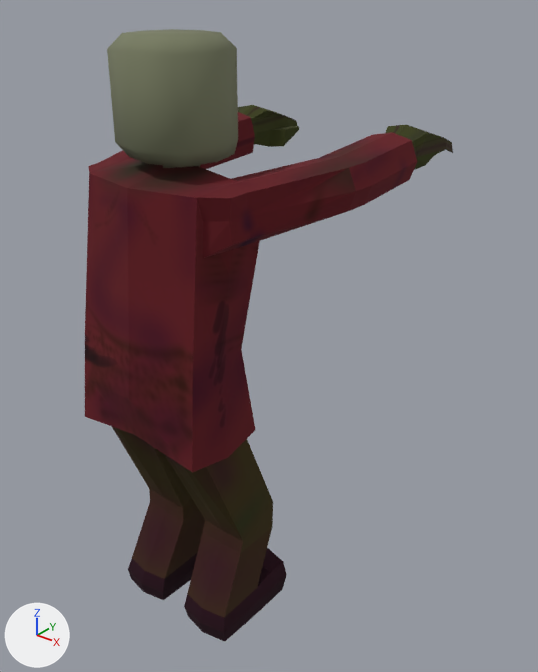
A saved change to the Blender file Models/Graphics/zombie/zombie.blend.
One viewpoint serves both versions: a 50 mm camera at (5.38, -5.31, 7.33) aimed at (0.15, 1.22, 3.28). Every picture has the same lights, and +X, +Y and +Z are marked at lower left.

Objects in the first picture: 'arms', 'body', 'heads', 'legs'.
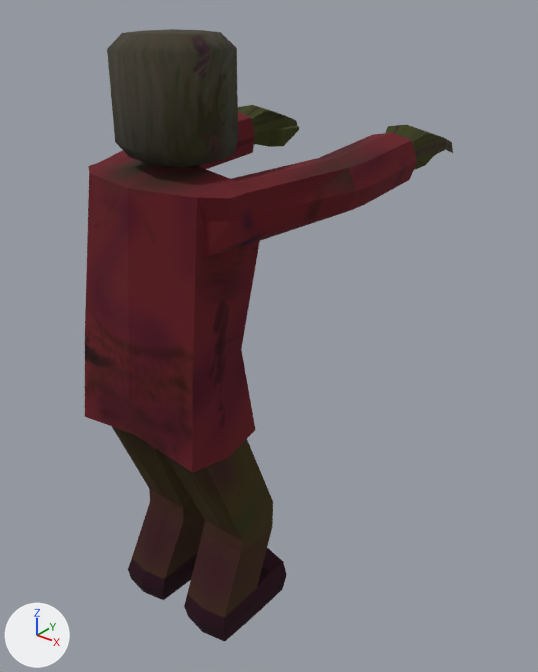
Boxes [x1, y1, x2, y2] around the edits, measured in the pictures (538 x 672 px):
'heads', surface changed
    both: [107, 29, 238, 168]

Edits to the bpy script that builds the scene:
```text
Add img_untitled_002:
    img_untitled_002 = load_image('Untitled.002', '_unpacked/Untitled.002', 1024, 1024, 'sRGB')
Change mat_material:
    remove mat_material.base_color = (0.189, 0.204, 0.123)  # green #787d62
    add mat_material.texture = img_untitled_002
```
